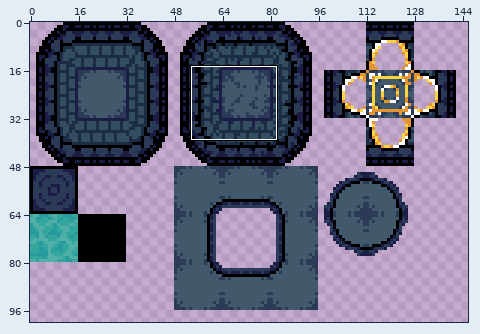
Sprite sheet, stored at Assets/Environment/Alantis.png. The first picture is a wide view before the edit; the outline marks the close-up.
Close-up. First the earlier version:
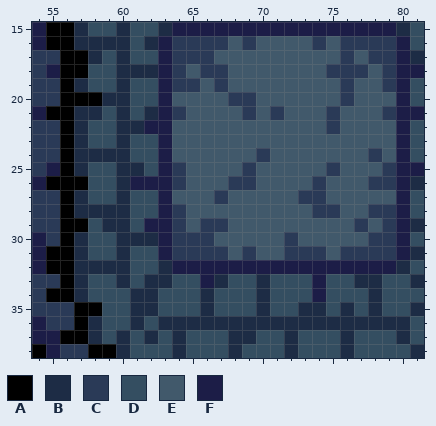
The file is 160x160 pixels. Shown: x 54..81, y 15..38. The wide view leaves out empty margins.
Palette (. is transparent): A #000000  B #1d2c45  C #2a3a57  D #344e61  E #41596b  F #1c1d47
Pixels before, first column x 54:
15 FAABDDBDDBFFFFFFFFFFFFFFFFBD
16 FAABBBBDBFCCCCECEEEECECCCCFD
17 CCAABDBDDFCCCEEEEEEEEECECCFB
18 CFAADDBBBFCECCEEEEEEECCCECFF
19 CCABDDBDDFCCECEEEEEEEECEECFD
20 CCAAABBDDFEEEECCEEEEEECEEEFD
21 FAABBDBDBFCEEEECECEEECEEECFF
22 CCABDDBBFFEEEEEEEEEEECEEEEFD
23 CCABDDBDDFEEEEEEEEEEEEEEEEFD
24 CCABBBBDDFEEEEEECEEEEEEECEFD
25 CFABDDBBDFCEEEECEEEEECEEECFF
26 FAAADDBFFFCEEECCEEEECEEECCFB
27 CCABDDBDDFEEECEEEEECCEEEEEFD
28 CCABBBBDDFCEEEEEEEEECCEECCFD
29 CCAADBBDFFCECCEEEEEEEEECECFB
30 FCABDDBBBFCCCEEEEECEEEEECCFD
31 FAABDDBDDFCCCCECEECCCECCCCFB
32 FAABBBBDDBFFFFFFFFFFFFFFFFBD
33 CCABDDBDBBDDFBDDBDDDFDDBBDDB
34 CAABDDDBBDDDBDDDBDDDFDDDBDDD
35 CCCAADDBBDDDBDDDBDDBBDBDBDDB
36 FCCABDDBDBBBBBBBBBBBBBBBBBBD
37 FFAABDBDBDBDDDBBDDBDDDBDDDBD
38 AFCCAABDDDBDDDBDDDBDDDBDDDDB
After:
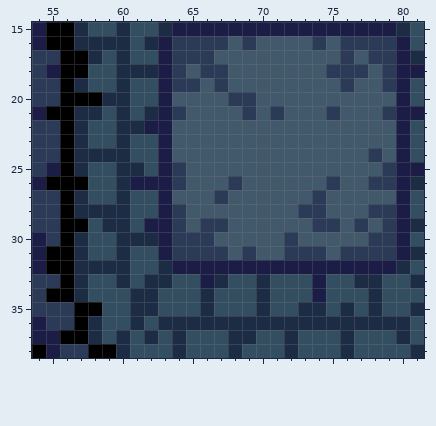
Difference:
Changed rows in their new state; - is an unchanged pixel.
first column x 69:
20 -------E
22 ------E-
24 -E------
25 E-----E-
26 E----EC-
27 ----E---
28 ----C-E-
29 -----CC-
